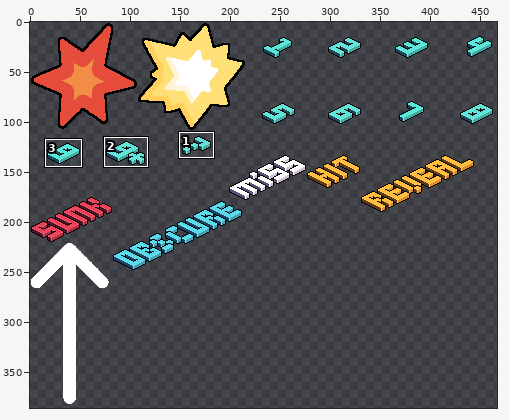
Two versions of one sprite sheet, _Built/Battle Soup v2.0.0/Built In Universes/Universe.Default/Sheets/Effect.png. Above, an overview of the earlier version with the close-up marked.
Close-up. Before the commit:
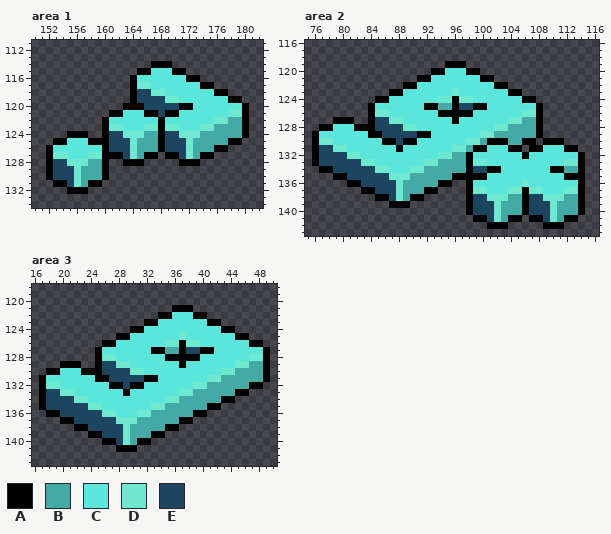
The file is 512x512 pixels. Pixels under 10% opacity are left out. Colours within 5 levels of each other are drawn and written as one. Shown: area 1: x 150..182, y 111..134; area 2: x 75..116, y 116..143; area 3: x 16..50, y 118..143. The wide view leaves out empty margins. The commit also changed other parts of the picture, which this record leaves out.
Palette (. is transparent): A #000000  B #43aaa6  C #5ae6db  D #6ee9d0  E #1c4660
New version:
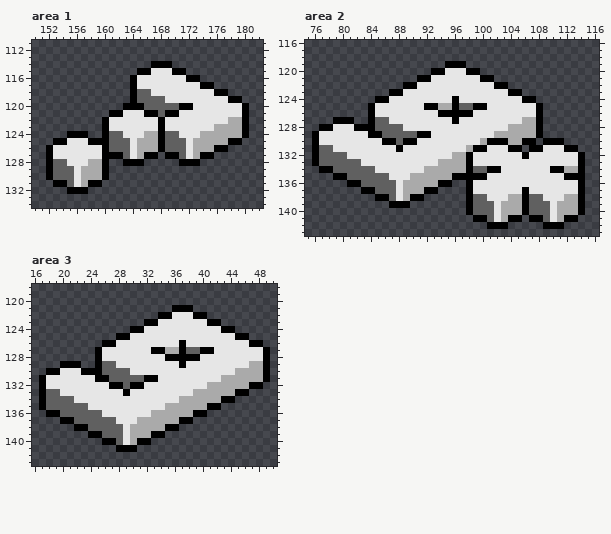
Change:
Colour B changes from #43aaa6 to #aaaaaa.
Colour C changes from #5ae6db to #e6e6e6.
Colour E changes from #1c4660 to #606060.
Area 1:
The author changed colour D to colour C in row 117 at x 165 to 166; in row 118 at x 167 to 168; in row 119 at x 169 to 170; in row 121 at x 178 to 179; in row 122 at x 176 to 177; in row 123 at x 161 to 162, 166 to 167, 169 to 170 and 174 to 175.
The author changed colour D to colour C in row 124 at x 163 to 165 and 171 to 173; in rows 125 to 126 at x 164 and 172; in row 127 at x 153 to 154, 158 to 159, 164 and 172; in row 128 at x 155 to 157; in rows 129 to 131 at x 156.
Area 2:
The author changed colour D to colour C in row 123 at x 96; in row 124 at x 94 to 95 and 97 to 98; in row 126 at x 85 to 86 and 106 to 107; in row 127 at x 87 to 88 and 104 to 105; in row 128 at x 89 to 90 and 102 to 103; in row 129 at x 100 to 101.
The author changed colour D to colour C in row 130 at x 77 to 78 and 98 to 99; in row 131 at x 79 to 80 and 96 to 97; in row 132 at x 81 to 82 and 94 to 95; in row 133 at x 83 to 84, 92 to 93, 99 to 100 and 112 to 113; in row 134 at x 85 to 86 and 90 to 91; in row 135 at x 87 to 89.
The author changed colour D to colour C in row 136 at x 88 and 106; in row 137 at x 88, 99 to 100, 104 to 105, 107 to 108 and 112 to 113; in row 138 at x 88, 101 to 103 and 109 to 111; in rows 139 to 141 at x 102 and 110.
Area 3:
The author changed colour D to colour C in row 125 at x 37; in row 126 at x 35 to 36 and 38 to 39; in row 128 at x 26 to 27 and 47 to 48; in row 129 at x 28 to 29 and 45 to 46; in row 130 at x 30 to 31 and 43 to 44; in row 131 at x 41 to 42.
The author changed colour D to colour C in row 132 at x 18 to 19 and 39 to 40; in row 133 at x 20 to 21 and 37 to 38; in row 134 at x 22 to 23 and 35 to 36; in row 135 at x 24 to 25 and 33 to 34; in row 136 at x 26 to 27 and 31 to 32; in row 137 at x 28 to 30.
The author changed colour D to colour C in rows 138 to 140 at x 29.
Pixel boxes of the changes (left, top, right, bottom) in both close-ups:
changed: (53, 68, 242, 187)
changed: (319, 68, 578, 222)
changed: (46, 312, 263, 445)
